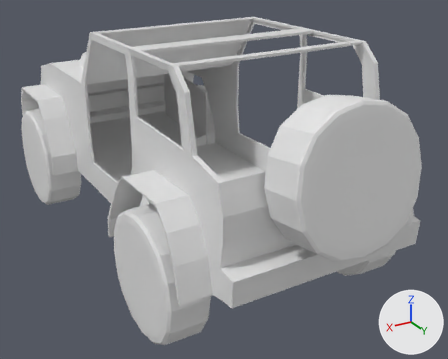
One commit to the Blender file wrangler.blend: the scene before it, then after it.
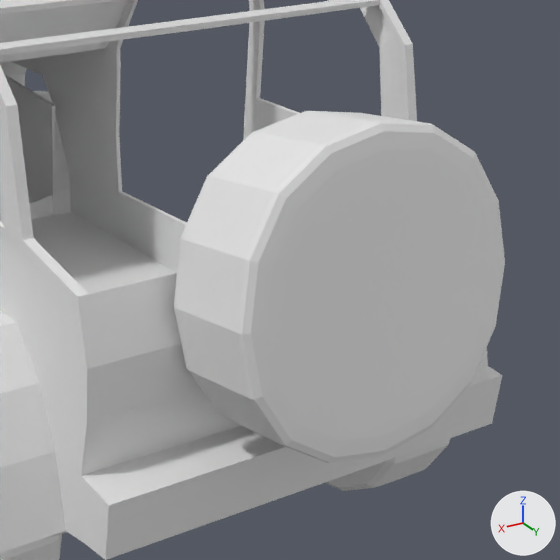
There are two pictures of each version: one whole from a 50 mm camera at (2.46, 4.73, 2.77) aimed at (-0.13, 0.41, 0.61), one close up on the part from 41% to 100% of the width and 12% to 86% of the height. The axes (+X, +Y, +Z) are drawn at lower right. The lights are the same throughout.
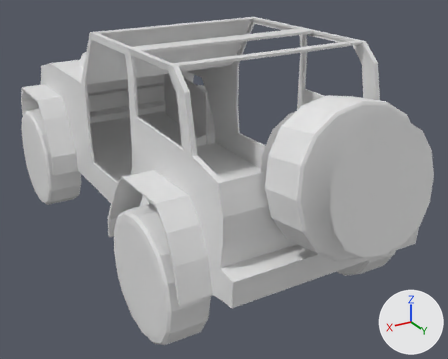
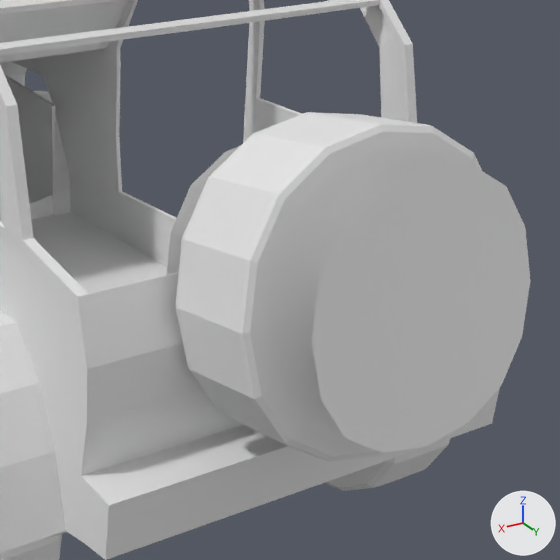
Location of each change, [x1, y1, x2, y2] in pixels of the close-ups (560 x 560 px):
'Cube.003', modifiers changed (10% wider): before [174, 111, 505, 463]; after [167, 112, 530, 462]

What the commit changed:
Object 'Cube.003' (ob_cube_003) has a SOLIDIFY modifier named 'Solidify'.
Modifier setting: thickness = -1.11.
